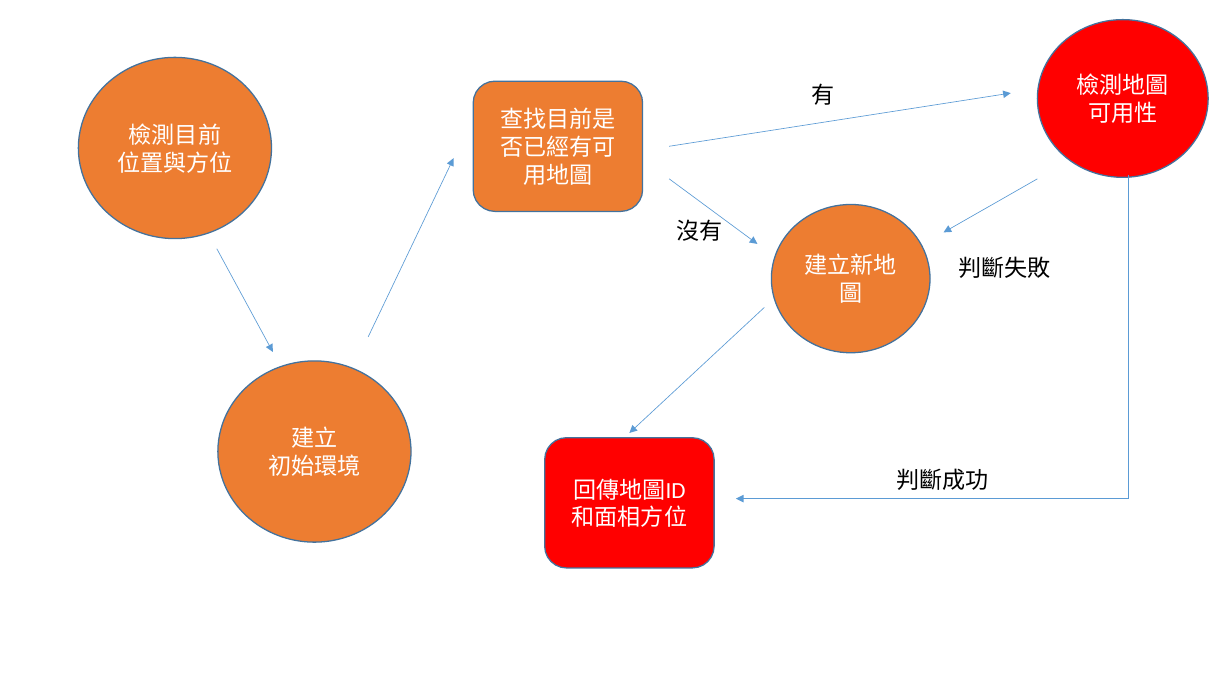
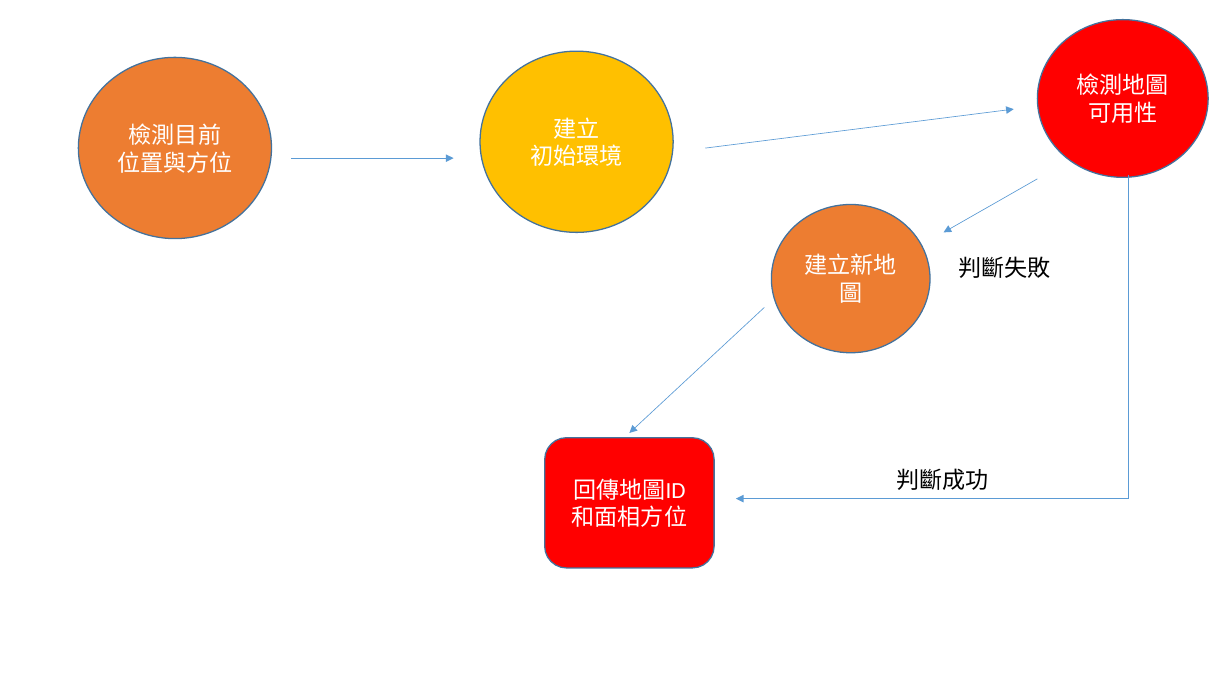
Before and after one commit to mskhrk/nttu_smartCar, a slide deck: slide 16 of document/運作流程圖.pptx (slide 12 before the commit). Drawn at 1232x693 pixels with LibreOffice and Linux fonts; fonts in the diff are those of the drawing. Boxes give left, top, right and bottom in pixels: in the first picture for what was removed or moved away, otherwise in the second. Text is boxed around its words. In the diff, an @@ line names an element or a change of style, - is before the commit and + after.

```diff
--- a/document/運作流程圖.pptx
+++ b/document/運作流程圖.pptx
@@ ellipse "建立 初始環境": place and size @@
-ellipse "建立 初始環境" at [218,361,411,543]
+ellipse "建立 初始環境" at [481,51,674,232]
@@ ellipse "建立 初始環境" at [481,51,674,232]: fill #ED7D31 to #FFC000 @@
@@ rounded rectangle removed at [473,81,642,212] @@
-查找目前是否已經有可用地圖
@@ text removed at [811,83,834,105] @@
-有
@@ arrow moved from (669, 146) - (1011, 93) to (705, 148) - (1014, 109) @@
@@ arrow moved from (368, 337) - (454, 158) to (291, 158) - (454, 158) @@
@@ arrow removed from (669, 179) to (758, 244) @@
@@ text removed at [676,215,722,241] @@
-沒有
@@ arrow removed from (217, 249) to (273, 352) @@
```
Also in this commit, not shown: 4 other slides changed, 4 slides added, 1 slide removed, 6 other files.
